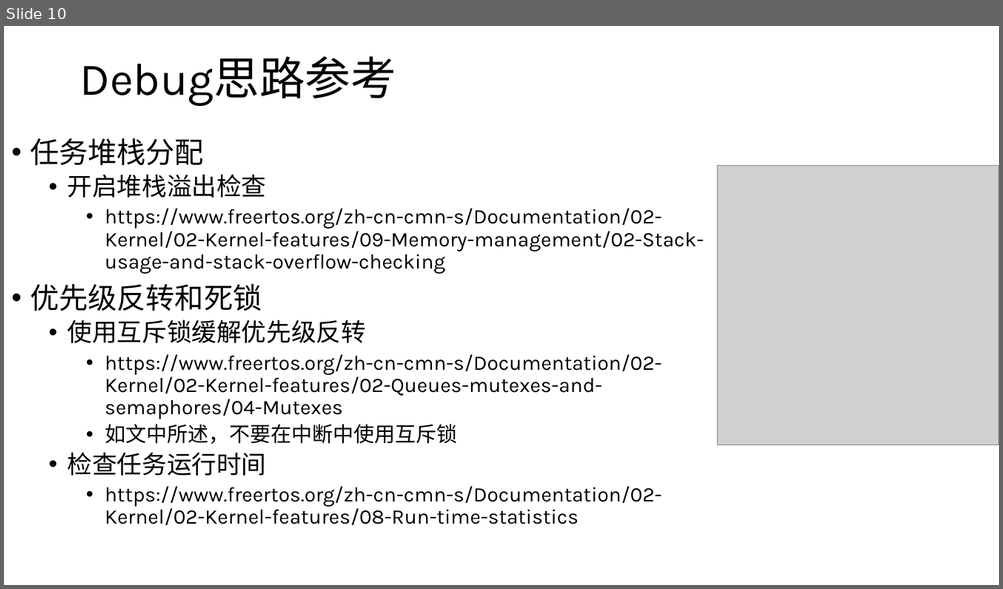
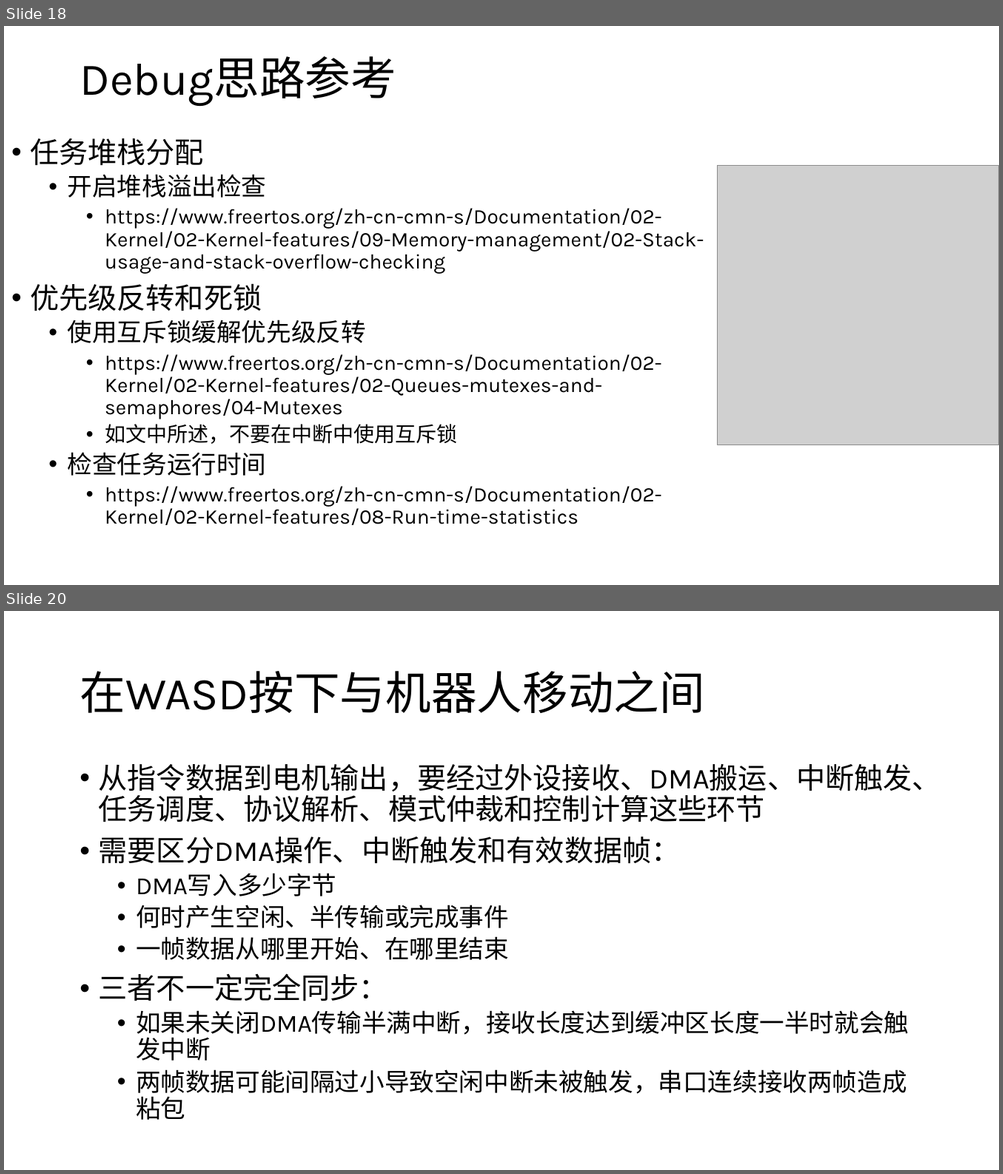
Before and after one commit to JLU-Robomaster-Embedded/embedded_tutorial, a slide deck: 3_RTOS与嵌入式程序设计.pptx. Shown one above the other, each under a label of ours: slide 10 before the commit, slides 18 and 20 after it; the slides between them are not shown. The pictures are 1003x589 and 1003x1174 pixels, drawn with LibreOffice and Linux fonts; fonts in the diff are those of the drawing; grey boxes stand for pictures. Boxes give left, top, right and bottom in pixels: in the first picture for what was removed or moved away, otherwise in the second. Text is boxed around its words. In the diff, an @@ line names an element or a change of style, - is before the commit and + after.

```diff
--- a/3_RTOS与嵌入式程序设计.pptx
+++ b/3_RTOS与嵌入式程序设计.pptx
@@ slide 20 added at [4,611,999,1170], background #FFFFFF @@
@@ title added at [79,671,705,713], 44 pt, text #000000 @@
+在WASD按下与机器人移动之间
@@ text added at [99,764,941,1120], 24 pt, text #000000 @@
+• 从指令数据到电机输出，要经过外设接收、DMA搬运、中断触发、任务调度、协议解析、模式仲裁和控制计算这些环节
+• 需要区分DMA操作、中断触发和有效数据帧：
+  • DMA写入多少字节
+  • 何时产生空闲、半传输或完成事件
+  • 一帧数据从哪里开始、在哪里结束
+• 三者不一定完全同步：
+  • 如果未关闭DMA传输半满中断，接收长度达到缓冲区长度一半时就会触发中断
+  • 两帧数据可能间隔过小导致空闲中断未被触发，串口连续接收两帧造成粘包
@@ what was slide 10 is now slide 18 @@
```
Also in this commit, not shown: 2 slides changed, 10 other slides added.
